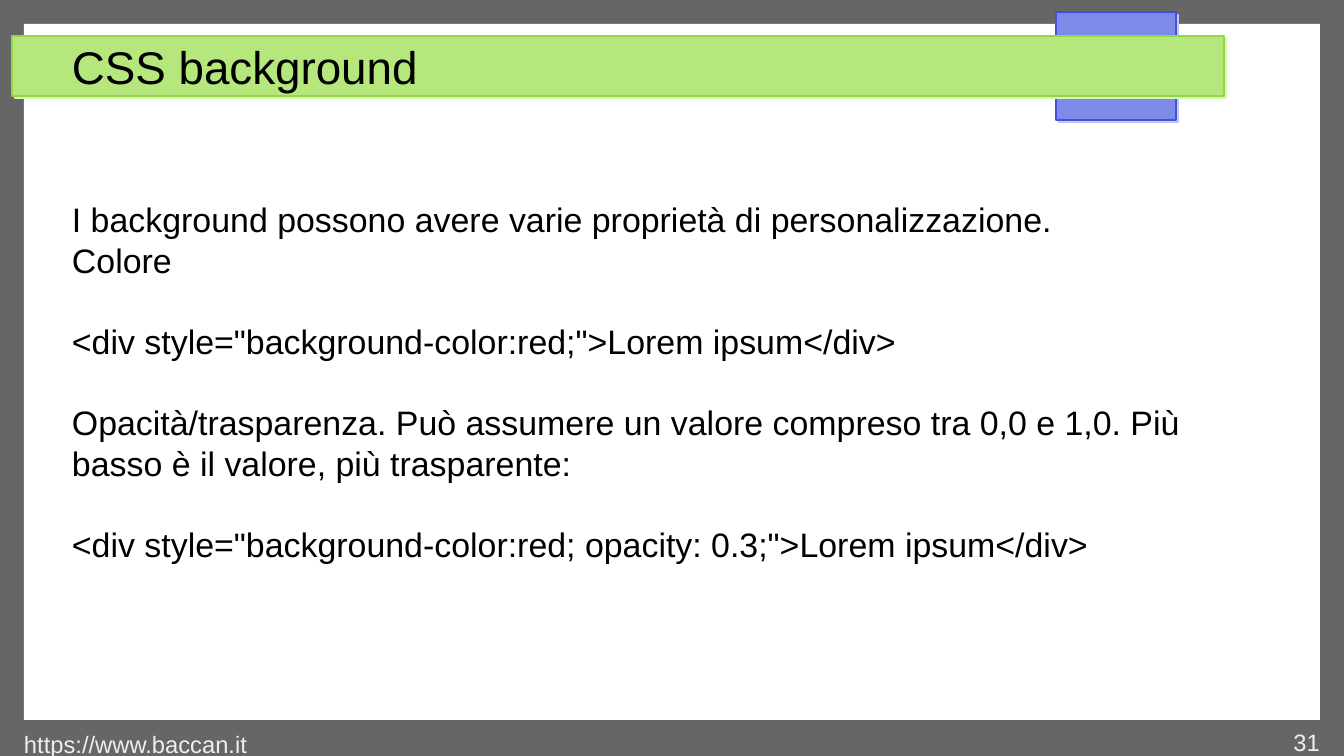
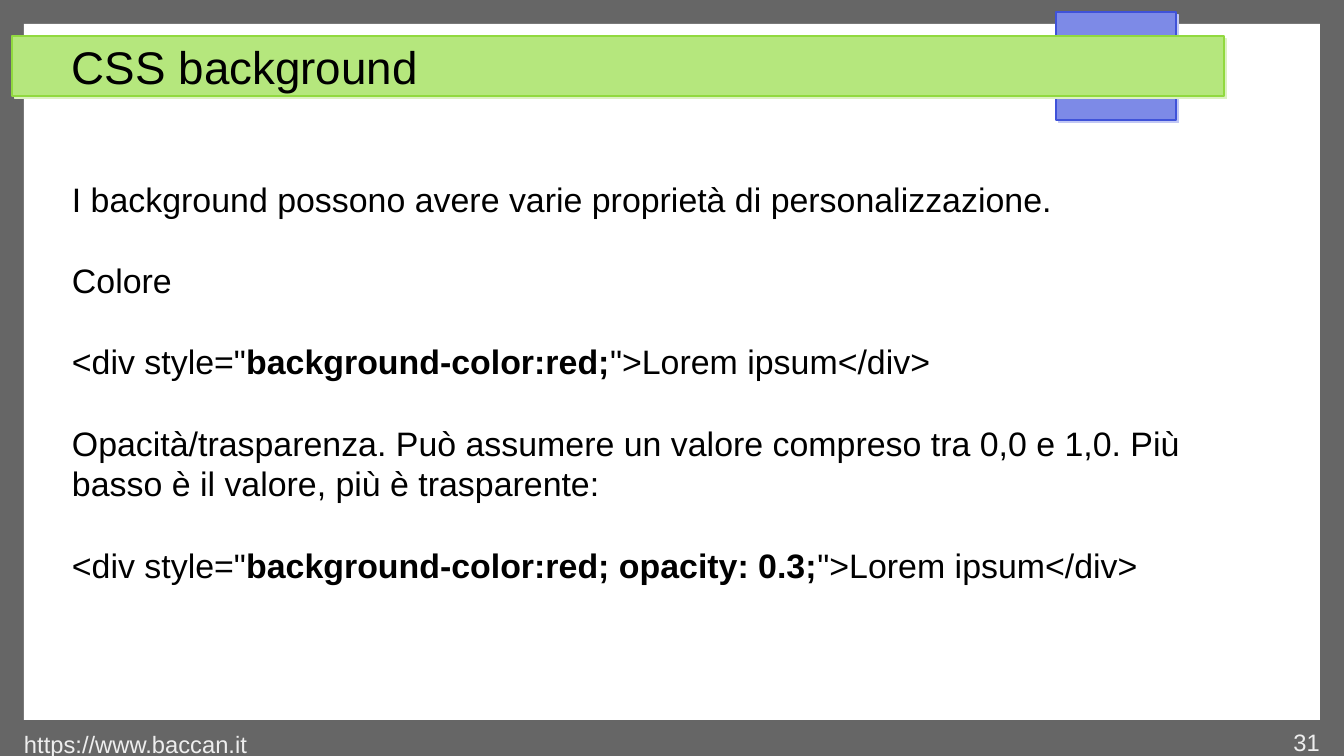
Before and after one commit to matteobaccan/CorsoCSS, a slide deck: slide 31 of Chapter_css.odp. Drawn at 1344x756 pixels with LibreOffice and Linux fonts; fonts in the diff are those of the drawing. Boxes give left, top, right and bottom in pixels: in the first picture for what was removed or moved away, otherwise in the second. Text is boxed around its words. In the diff, an @@ line names an element or a change of style, - is before the commit and + after.

```diff
--- a/Chapter_css.odp
+++ b/Chapter_css.odp
@@ text at (x1=72, y1=349, x2=1138, y2=584): bold on in "style="background-color:red;">Lorem", "style="background-color:red; opacity: 0.3;">Lorem" @@
@@ text at (x1=72, y1=431, x2=1179, y2=503): text changed @@
-Opacità/trasparenza. Può assumere un valore compreso tra 0,0 e 1,0. Più basso è il valore, più trasparente:
+Opacità/trasparenza. Può assumere un valore compreso tra 0,0 e 1,0. Più basso è il valore, più è trasparente:
```
Also in this commit, not shown: 3 other slides changed, 11 slides added, 10 other files.
